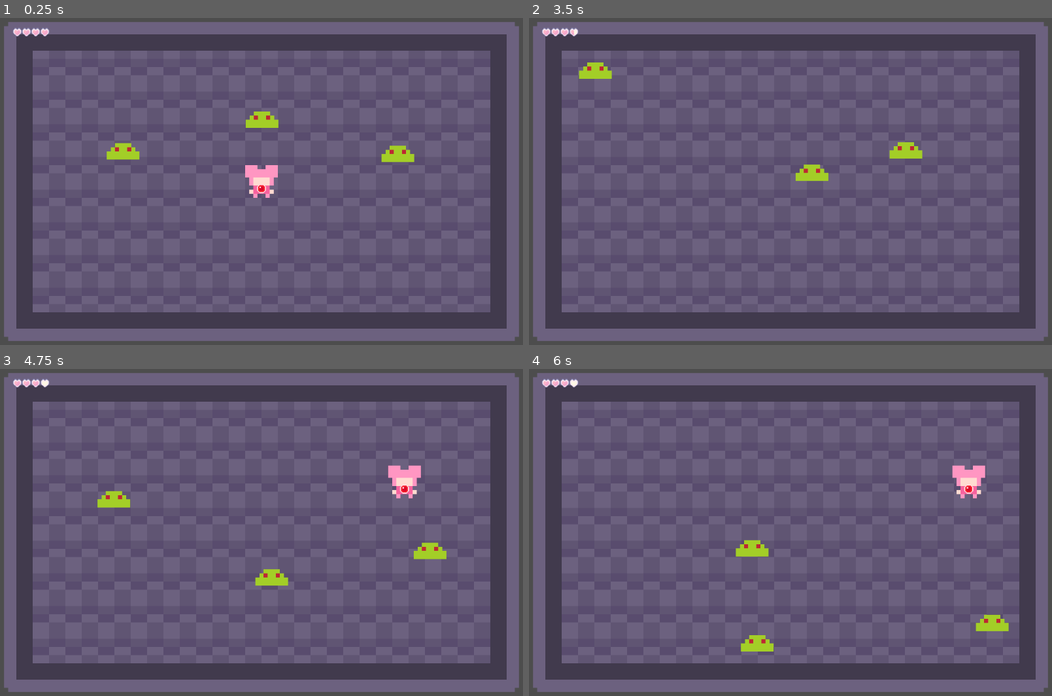
Above: before the commit, frames 1-4 (two rows, left to right).
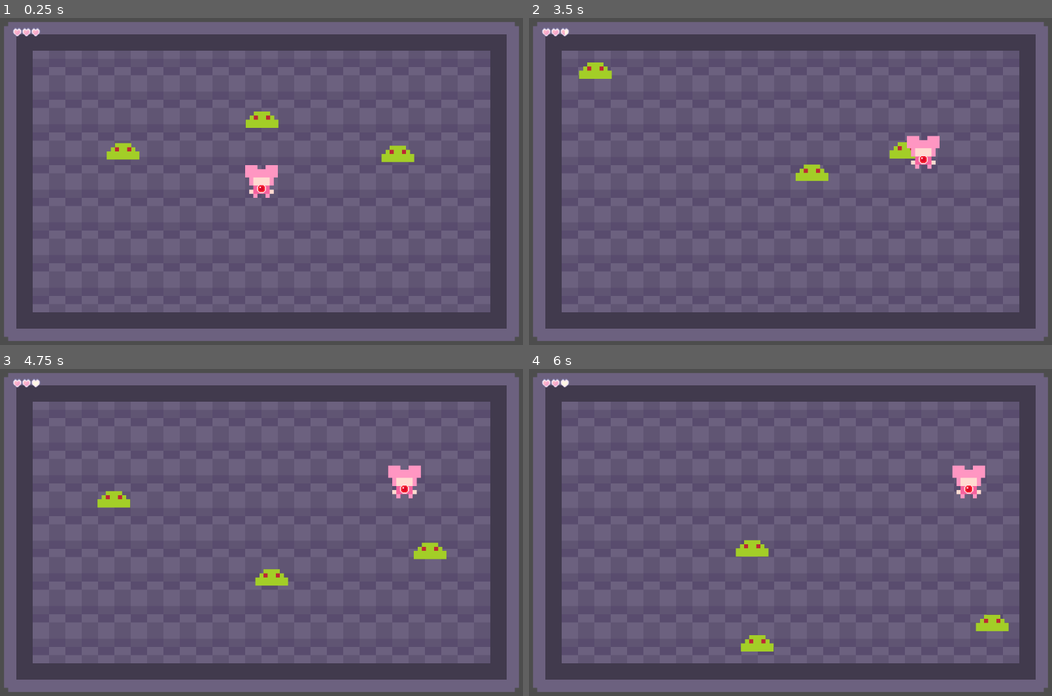
Above: after the commit, the same moments.

Repository: MagicalMegaDev/Magical-Persona-Repo
Game: Godot game, scene res://Assets/Scenes/main.tscn
Same seed, same stepped clock (60 frames per second), same inputs: the game is played once before the commit and once after it.
Inputs:
- Up to frame 1 (0.25 s): no input
- Up to frame 2 (3.5 s): tap Enter at 0.5 s; hold D (move_right) 0.53-2.03 s; tap Space (speed) every 0.75 s from 0.6 to 2.85 s; tap W (move_up) at 0.77, 1.52, 3.02 s; hold A (move_left) 2.03-2.78 s; hold D (move_right) from 2.78 s (still down)
- Up to frame 3 (4.75 s): tap Space (speed) at 3.6, 4.35 s; tap W (move_up) at 3.77, 4.52 s; release D (move_right) at 4.28 s; hold A (move_left) from 4.28 s (still down)
- Up to frame 4 (6 s): release A (move_left) at 5.03 s; hold D (move_right) 5.03-5.78 s; tap Space (speed) at 5.1, 5.85 s; hold A (move_left) from 5.78 s (still down)

The runs differ from the first frame. In frame 1, less than 0.1% of the frame differs, in the area x 7-10%, y 3-6%; in frame 2, 0.5%, in the area x 6-79%, y 3-47%; in frame 3, less than 0.1%; in frame 4, less than 0.1%.
Error before the commit: Invalid access to property or key 'base_max_speed' on a base object of type 'Nil'. (res://Assets/Scripts/Components/MovementHandler.gd:52)

Commit message:
Knockback Initial setup and stat resource adjustment

Diff:
--- /dev/null
+++ b/Assets/Resources/AttackStats.gd
@@ -0,0 +1,5 @@
+class_name AttackStats extends Resource
+
+@export var damage := 1
+@export var knockback := false #Does this attack cause knockback?
+@export var force := 50 #How much knockback force does this attack apply?
--- /dev/null
+++ b/Assets/Resources/AttackStats/Placeholder/SlimeContact.tres
@@ -0,0 +1,10 @@
+[gd_resource type="Resource" script_class="AttackStats" load_steps=2 format=3 uid="uid://fwnwbqvtrpr0"]
+
+[ext_resource type="Script" uid="uid://bbigxh0wxl8cw" path="res://Assets/Resources/AttackStats.gd" id="1_e0ttc"]
+
+[resource]
+script = ExtResource("1_e0ttc")
+damage = 1
+knockback = true
+force = 100
+metadata/_custom_type_script = "uid://bbigxh0wxl8cw"
--- a/Assets/Resources/CharacterStats.gd
+++ b/Assets/Resources/CharacterStats.gd
@@ -1,7 +1,7 @@
 class_name CharacterStats extends Resource
 
 @export_group("Health")
-@export var max_health := 5.0
+@export var max_health := 5
 
 @export_group("Movement")
 @export var base_max_speed := 200.0
@@ -10,4 +10,3 @@
 
 @export_group("Physical")
 @export var weight := 50.0
-@export var damage := 1
--- a/Assets/Resources/EnemyStats/Placeholder/TestingSlime.tres
+++ b/Assets/Resources/EnemyStats/Placeholder/TestingSlime.tres
@@ -4,7 +4,7 @@
 
 [resource]
 script = ExtResource("1_nexw1")
-max_health = 5.0
+max_health = 5
 base_max_speed = 0.0
 base_acceleration = 50.0
 base_friction = 50.0
--- /dev/null
+++ b/Assets/Resources/ProjectileAttackStats.gd
@@ -0,0 +1,3 @@
+class_name ProjectileAttackStats extends AttackStats
+
+@export var spectral := false #Can this Projectile pass through the enviornment
--- /dev/null
+++ b/Assets/Resources/player_stats.tres
@@ -0,0 +1,13 @@
+[gd_resource type="Resource" script_class="CharacterStats" load_steps=2 format=3 uid="uid://bbu8rfd5i3617"]
+
+[ext_resource type="Script" uid="uid://crvv5pv2spbfx" path="res://Assets/Resources/CharacterStats.gd" id="1_qdyqc"]
+
+[resource]
+script = ExtResource("1_qdyqc")
+max_health = 6
+base_max_speed = 300.0
+base_acceleration = 2500.0
+base_friction = 2500.0
+weight = 50.0
+damage = 0
+metadata/_custom_type_script = "uid://crvv5pv2spbfx"
--- a/Assets/Scenes/Characters/Enemies/Placeholder/Slime/GreenSlime.tscn
+++ b/Assets/Scenes/Characters/Enemies/Placeholder/Slime/GreenSlime.tscn
@@ -12,6 +12,7 @@
 [ext_resource type="Script" uid="uid://dvaa51eysnpop" path="res://Assets/Scripts/State Machines/EnemyAIStateMachine/States/EnemyMovementState.gd" id="7_0yyb5"]
 [ext_resource type="Script" uid="uid://ct1bxoorfuiu0" path="res://Assets/Scripts/Components/Handlers/EnemyAttacks/ContactDamageHandler.gd" id="9_0yyb5"]
 [ext_resource type="PackedScene" uid="uid://ddhl25xwvn0tp" path="res://Assets/Scenes/Components/hit_box.tscn" id="11_vn55q"]
+[ext_resource type="Resource" uid="uid://fwnwbqvtrpr0" path="res://Assets/Resources/AttackStats/Placeholder/SlimeContact.tres" id="12_iami7"]
 
 [sub_resource type="RectangleShape2D" id="RectangleShape2D_5w1ox"]
 size = Vector2(64, 32)
@@ -135,6 +136,7 @@
 
 [node name="ContactDamageHandler" type="Node2D" parent="." node_paths=PackedStringArray("HitBox")]
 script = ExtResource("9_0yyb5")
+attack_stats = ExtResource("12_iami7")
 HitBox = NodePath("HitBox")
 
 [node name="HitBox" parent="ContactDamageHandler" instance=ExtResource("11_vn55q")]
@@ -144,6 +146,6 @@
 shape = SubResource("RectangleShape2D_onc88")
 debug_color = Color(0.905882, 0.447059, 1, 0.623529)
 
-[connection signal="contacted" from="HurtBox" to="HealthController" method="take_damage"]
+[connection signal="contacted" from="HurtBox" to="HealthController" method="_on_take_damage"]
 [connection signal="damaged" from="HealthController" to="AnimationTree/AnimationPlayer" method="_on_take_damage"]
 [connection signal="collections_in_area" from="ContactDamageHandler/HitBox" to="ContactDamageHandler" method="_on_check_hit"]
--- a/Assets/Scenes/Characters/Players/TestCharacter.tscn
+++ b/Assets/Scenes/Characters/Players/TestCharacter.tscn
@@ -1,6 +1,7 @@
-[gd_scene load_steps=23 format=3 uid="uid://bg85fe3yjuhyw"]
+[gd_scene load_steps=25 format=3 uid="uid://bg85fe3yjuhyw"]
 
 [ext_resource type="Script" uid="uid://nfa50gborhfe" path="res://Assets/Scripts/Characters/Players/TestCharacterController.gd" id="1_tadin"]
+[ext_resource type="Resource" uid="uid://bbu8rfd5i3617" path="res://Assets/Resources/player_stats.tres" id="2_obxmd"]
 [ext_resource type="Texture2D" uid="uid://chggbsvpjxfp6" path="res://Assets/Art/Placeholder/PlayerSprites/prototype-magi-player.png" id="2_owd12"]
 [ext_resource type="Script" uid="uid://bagontfqpyfvh" path="res://Assets/Scripts/Components/Handlers/Health/PlayerHealthHandler.gd" id="2_u4s88"]
 [ext_resource type="Script" uid="uid://8p1yt5cbqh4l" path="res://Assets/Scripts/Characters/Players/PlayerSprite.gd" id="3_ff7km"]
@@ -12,6 +13,7 @@
 [ext_resource type="Script" uid="uid://cs7oml2aclx6j" path="res://Assets/Scripts/Components/HurtBox.gd" id="9_fkrlc"]
 [ext_resource type="Script" uid="uid://b0pbi685gj7kg" path="res://Assets/Scripts/State Machines/StateMachine.gd" id="10_86ov6"]
 [ext_resource type="Script" uid="uid://dhwq46247k7ik" path="res://Assets/Scripts/State Machines/PlayerStateMachine/Controlled.gd" id="11_ff7km"]
+[ext_resource type="Script" uid="uid://d0qy2s10exi6r" path="res://Assets/Scripts/Components/Controllers/KnockbackController.gd" id="12_3iqnk"]
 [ext_resource type="Script" uid="uid://egp1vup4mu4w" path="res://Assets/Scripts/State Machines/State.gd" id="12_obxmd"]
 
 [sub_resource type="Animation" id="Animation_fkrlc"]
@@ -61,6 +63,21 @@
 
 [sub_resource type="AnimationNodeStateMachine" id="AnimationNodeStateMachine_86ov6"]
 
+[sub_resource type="Animation" id="Animation_ff7km"]
+length = 0.001
+tracks/0/type = "value"
+tracks/0/imported = false
+tracks/0/enabled = true
+tracks/0/path = NodePath("../Sprite:frame")
+tracks/0/interp = 1
+tracks/0/loop_wrap = true
+tracks/0/keys = {
+"times": PackedFloat32Array(0),
+"transitions": PackedFloat32Array(1),
+"update": 1,
+"values": [0]
+}
+
 [sub_resource type="Animation" id="Animation_86ov6"]
 resource_name = "walk_down"
 length = 0.45
@@ -79,21 +96,6 @@
 "values": [0, 1, 2, 3]
 }
 
-[sub_resource type="Animation" id="Animation_ff7km"]
-length = 0.001
-tracks/0/type = "value"
-tracks/0/imported = false
-tracks/0/enabled = true
-tracks/0/path = NodePath("../Sprite:frame")
-tracks/0/interp = 1
-tracks/0/loop_wrap = true
-tracks/0/keys = {
-"times": PackedFloat32Array(0),
-"transitions": PackedFloat32Array(1),
-"update": 1,
-"values": [0]
-}
-
 [sub_resource type="AnimationLibrary" id="AnimationLibrary_obxmd"]
 _data = {
 &"RESET": SubResource("Animation_ff7km"),
@@ -104,6 +106,7 @@
 collision_layer = 8
 collision_mask = 3
 script = ExtResource("1_tadin")
+stats = ExtResource("2_obxmd")
 metadata/_custom_type_script = "uid://nfa50gborhfe"
 
 [node name="Sprite" type="Sprite2D" parent="."]
@@ -143,7 +146,6 @@
 
 [node name="Health" type="Node" parent="."]
 script = ExtResource("2_u4s88")
-max_health = 8.0
 
 [node name="MovementHandler" type="Node" parent="."]
 script = ExtResource("4_owd12")
@@ -156,6 +158,9 @@
 script = ExtResource("5_utarg")
 myCharacter = NodePath("..")
 metadata/_custom_type_script = "uid://c23rw2ef30wvb"
+
+[node name="KnockbackController" type="Node2D" parent="."]
+script = ExtResource("12_3iqnk")
 
 [node name="PlayerStateMachine" type="Node" parent="."]
 script = ExtResource("10_86ov6")
@@ -179,8 +184,7 @@
 &"": SubResource("AnimationLibrary_obxmd")
 }
 
-[connection signal="contacted" from="Sprite/PlayerHurtBox/HurtBox" to="." method="_on_take_damage"]
-[connection signal="contacted" from="Sprite/PlayerHurtBox/HurtBox" to="Health" method="take_damage"]
+[connection signal="contacted" from="Sprite/PlayerHurtBox/HurtBox" to="Health" method="_on_take_damage"]
 [connection signal="damaged" from="Health" to="Sprite" method="_on_start_blink"]
 [connection signal="i_frames_finished" from="Health" to="Sprite" method="_on_stop_blink"]
 [connection signal="direction_calculated" from="PlayerInputController" to="PlayerStateMachine/Controlled" method="_on_movement_input"]
--- a/Assets/Scenes/Rooms/TestingRoom.tscn
+++ b/Assets/Scenes/Rooms/TestingRoom.tscn
@@ -6,6 +6,7 @@
 [ext_resource type="Resource" uid="uid://bhtsbovcmbpnu" path="res://Assets/Resources/EnemyStats/Placeholder/TestingSlime.tres" id="4_xh5he"]
 
 [node name="TestingRoom" type="Node2D"]
+y_sort_enabled = true
 
 [node name="DungeonUi" parent="." instance=ExtResource("3_r0bfr")]
 
--- a/Assets/Scripts/Characters/BaseCharacter.gd
+++ b/Assets/Scripts/Characters/BaseCharacter.gd
@@ -4,6 +4,7 @@
 var movement_handler:MovementHandler
 var health_handler:HealthHandler
 var contact_damage_handler:ContactDamageHandler
+var knockback_controller:KnockbackController
 var gun:Gun
 
 @export var stats:CharacterStats
@@ -14,15 +15,19 @@
 	#Gather up Handlers and assign them
 	movement_handler = apply_handler(MovementHandler)
 	health_handler = apply_handler(HealthHandler)
+	contact_damage_handler = apply_handler(ContactDamageHandler)
+	knockback_controller = apply_handler(KnockbackController)
 	gun = apply_handler(Gun)
+	assert(stats, "%s has no stats attached!" % name)
 	if(movement_handler):
 		movement_handler.myCharacter = self
 		stats_ready.connect(movement_handler._receive_stats)
 	if(health_handler):
 		health_handler.died.connect(_on_death)
 		stats_ready.connect(health_handler._receive_stats)
-	if(contact_damage_handler):
-		stats_ready.connect(contact_damage_handler._receive_stats)
+	if(knockback_controller):
+		assert(movement_handler, "%s has a knockback handler but no movement handler!" % name)
+		knockback_controller.apply_knockback.connect(movement_handler._on_knockback)
 	stats_ready.emit(stats)
 
 
--- a/Assets/Scripts/Characters/Players/PlayerSprite.gd
+++ b/Assets/Scripts/Characters/Players/PlayerSprite.gd
@@ -5,7 +5,7 @@
 #region blinking effect
 var blinking := false #is the player currently blinking
 var blink_timer:Timer
-var blink_frequency := 0.1 #How long between blinks
+var blink_frequency := 0.05 #How long between blinks
 
 func _ready():
 	#region blink_timer init
@@ -19,8 +19,8 @@
 
 #for instant blink
 #func _process(delta):
-	#if blinking:
-		#blink
+#	if blinking:
+#		blink()
 
 func blink():
 	visible = !visible
--- a/Assets/Scripts/Components/Controllers/KnockbackController.gd
+++ b/Assets/Scripts/Components/Controllers/KnockbackController.gd
@@ -1,11 +1,15 @@
-class_name KnockbackController extends Node
+class_name KnockbackController extends Node2D
+
+var weight := 50
 
 
-# Called when the node enters the scene tree for the first time.
-func _ready():
-	pass # Replace with function body.
+signal apply_knockback(knockback : Vector2)
 
+func _receive_stats(stats:CharacterStats):
+	weight = stats.weight
 
-# Called every frame. 'delta' is the elapsed time since the previous frame.
-func _process(delta):
-	pass
+func calculate_knockback(stats:AttackStats, direction:Vector2):
+	var ratio = stats.force/weight
+	var delta = get_physics_process_delta_time()
+	var knockback = direction * stats.force * delta
+	apply_knockback.emit(knockback)
--- a/Assets/Scripts/Components/Handlers/EnemyAttacks/ContactDamageHandler.gd
+++ b/Assets/Scripts/Components/Handlers/EnemyAttacks/ContactDamageHandler.gd
@@ -1,6 +1,6 @@
 class_name ContactDamageHandler extends Node2D
 
-@export var damage:int = 1 #Placeholder Value but most enemies will be 1.
+@export var attack_stats:AttackStats
 @export var HitBox:Area2D
 @export var hit_groups:Array[String] = ["Players"]
 var _friendly_fire:bool = false
@@ -10,11 +10,9 @@
 		_friendly_fire = value
 		_on_friendly_fire_toggle(value)
 
-func _receive_stats(stats:CharacterStats):
-	damage = stats.damage
-
 # Called when the node enters the scene tree for the first time.
 func _ready():
+	assert(attack_stats, "%s has no AttackStats attached to it's ContactDamageHandler!" % get_parent().name)
 	assert(HitBox, "%s has no HitBox attached to it's ContactDamageHandler!" % get_parent().name) #make sure the hurt box has been hooked up
 
 # Called every frame. 'delta' is the elapsed time since the previous frame.
@@ -26,7 +24,7 @@
 		if area is HurtBox:
 			for group in hit_groups:
 				if(area.is_in_group(group)):
-					area._on_hit(damage, position)
+					area._on_hit(attack_stats, position)
 
 #_on_friendly_fire_toggle
 #Simple function to add and remove Enemies from the hit group, saves retyping code in _ready()
--- a/Assets/Scripts/Components/Handlers/Health/HealthHandler.gd
+++ b/Assets/Scripts/Components/Handlers/Health/HealthHandler.gd
@@ -22,7 +22,8 @@
 #damage_value: A float that contains the amount of damage to take.
 #Takes in a damage_value, and subtracts it from the current_health
 
-func take_damage(damage_value:int, attacker_position:Vector2):
+func _on_take_damage(stats:AttackStats, attacker_position:Vector2):
+	var damage_value = stats.damage
 	current_health = max( current_health - damage_value, 0)
 	damaged.emit()
 
--- a/Assets/Scripts/Components/Handlers/Health/PlayerHealthHandler.gd
+++ b/Assets/Scripts/Components/Handlers/Health/PlayerHealthHandler.gd
@@ -12,6 +12,8 @@
 
 #endregion
 
+func _receive_stats(stats:CharacterStats):
+	change_max_health(stats.max_health)
 func _ready():
 	super()
 	health_changed.connect(SignalBus._on_player_health_changed)
@@ -27,13 +29,14 @@
 #value: The amount of pips to gain
 #Adds pip containers to the player
 
-func GainMaxHealth(value):
-	max_health = min(max_health + value, max_health_cap)
+func change_max_health(value):
+	max_health = min(value, max_health_cap)
 	health_changed.emit(current_health, max_health)
 
-func take_damage(damage_value:int, attacker_position:Vector2):
+func _on_take_damage(stats:AttackStats, attacker_position:Vector2):
 	if(!i_frames):
-		super(damage_value, attacker_position)
+		print("Player Health Handler: Taking Damage")
+		super(stats, attacker_position)
 		i_frames = true
 		i_frames_timer.start()
 
--- a/Assets/Scripts/Components/HurtBox.gd
+++ b/Assets/Scripts/Components/HurtBox.gd
@@ -1,6 +1,6 @@
 class_name HurtBox extends Area2D
 
-signal contacted(damage:int, position:Vector2)
+signal contacted(stats:AttackStats, position:Vector2)
 
-func _on_hit(damage, position):
-	contacted.emit(damage, position)
+func _on_hit(stats:AttackStats, position):
+	contacted.emit(stats, position)
--- a/Assets/Scripts/Components/MovementHandler.gd
+++ b/Assets/Scripts/Components/MovementHandler.gd
@@ -68,8 +68,9 @@
 		direction = Vector2.ZERO
 	if(direction != Vector2.ZERO):
 		last_input_direction = direction
+	momentum = calculate_speed(delta)
 	if(can_move):
-		velocity_calculated.emit(calculate_speed(delta))
+		velocity_calculated.emit(momentum)
 
 #_on_direction_calculated(hDir,vDir)
 #hDir = Horizontal Direction passed in
@@ -94,3 +95,7 @@
 			return speed * last_input_direction
 		else:
 			return Vector2.ZERO
+
+func _on_knockback(impulse:Vector2):
+	print("Knocking Back")
+	speed += impulse
--- a/Assets/Scripts/Globals/game_manager.gd
+++ b/Assets/Scripts/Globals/game_manager.gd
@@ -1,4 +1,7 @@
 extends Node
+
+const BASE_KNOCKBACK_STRENGTH := 200.0 #the baseline of all knockback
+
 
 #get_all_children(node, arr:=[]):
 #Creates an array of every child in a node, looking for sub children
@@ -14,7 +17,7 @@
 #This function is to keep track of all modifiers to different stats, and apply them seperately.
 
 func add_mods(input:float, input_mods:Dictionary) -> float:
-	if(!input):
+	if(input == null):
 		print("Something went wrong with add_mods")
 		return 0
 	if(input_mods.is_empty()):
Not shown, added: Assets/Resources/AttackStats.gd.uid
Not shown, added: Assets/Resources/ProjectileAttackStats.gd.uid
Not shown: 1 places in Assets/Scenes/Characters/Enemies/Placeholder/Slime/GreenSlime.tscn that only renumber resources
